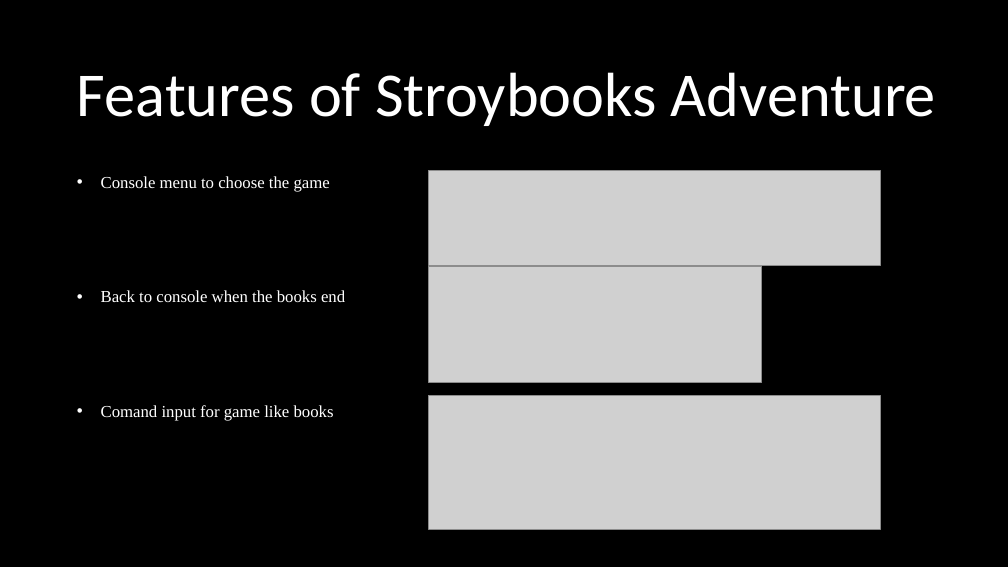
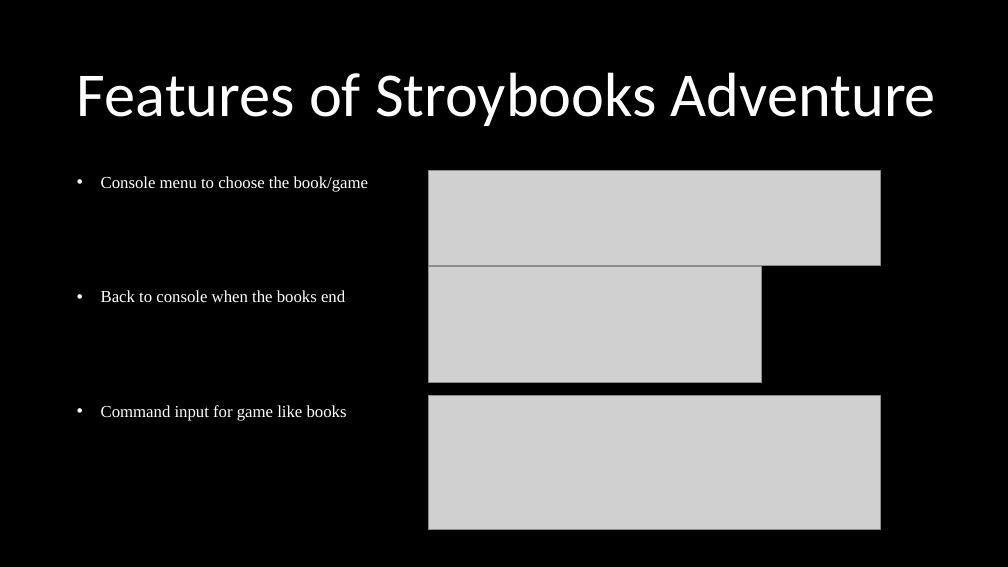
Before and after one commit to OrangeKami/Chen_Zhang_T1A3, a slide deck: slide 3 of ppt/Chen_Zhang_T1A3.pptx. Drawn at 1008x567 pixels with LibreOffice and Linux fonts; fonts in the diff are those of the drawing; grey boxes stand for pictures. Boxes give left, top, right and bottom in pixels: in the first picture for what was removed or moved away, otherwise in the second. Text is boxed around its words. In the diff, an @@ line names an element or a change of style, - is before the commit and + after.

```diff
--- a/ppt/Chen_Zhang_T1A3.pptx
+++ b/ppt/Chen_Zhang_T1A3.pptx
@@ text at bbox=[101, 176, 368, 192]: text changed @@
-• Console menu to choose the game
+• Console menu to choose the book/game
@@ text at bbox=[101, 405, 347, 421]: text changed @@
-• Comand input for game like books
+• Command input for game like books
```
Also in this commit, not shown: 3 other slides changed, 1 slide added, 2 other files.
